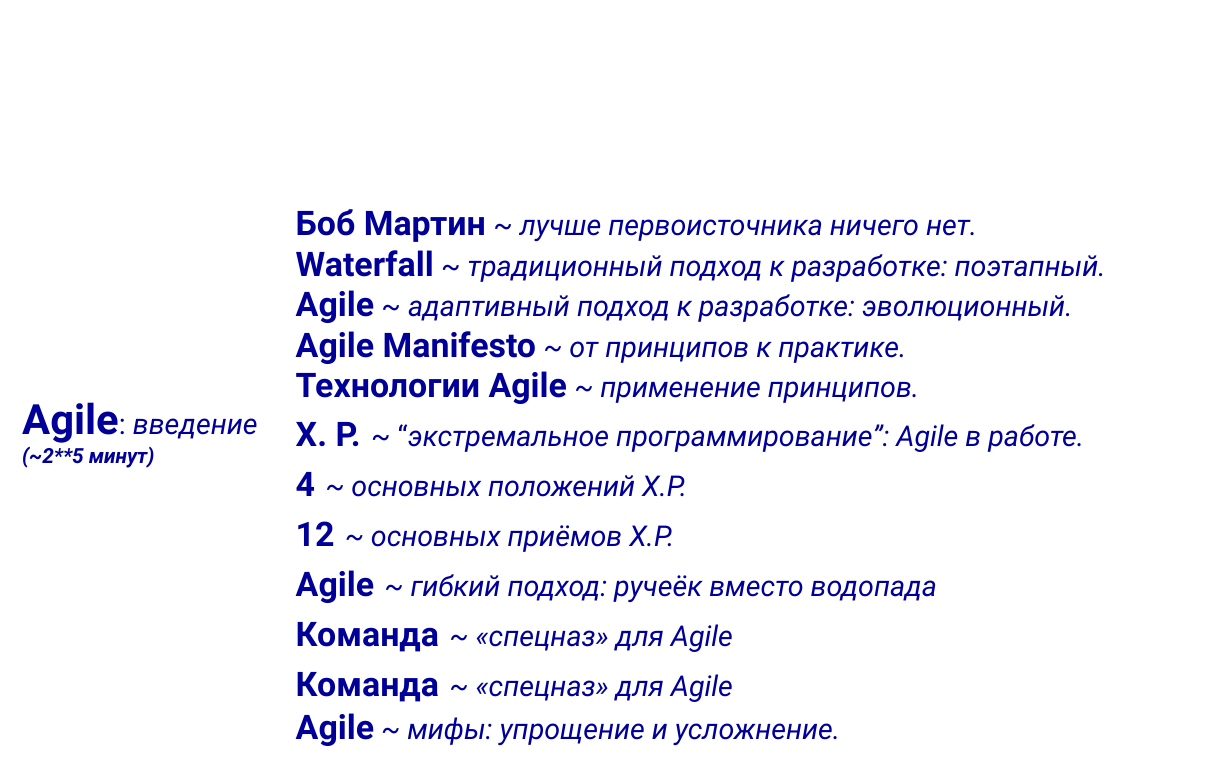
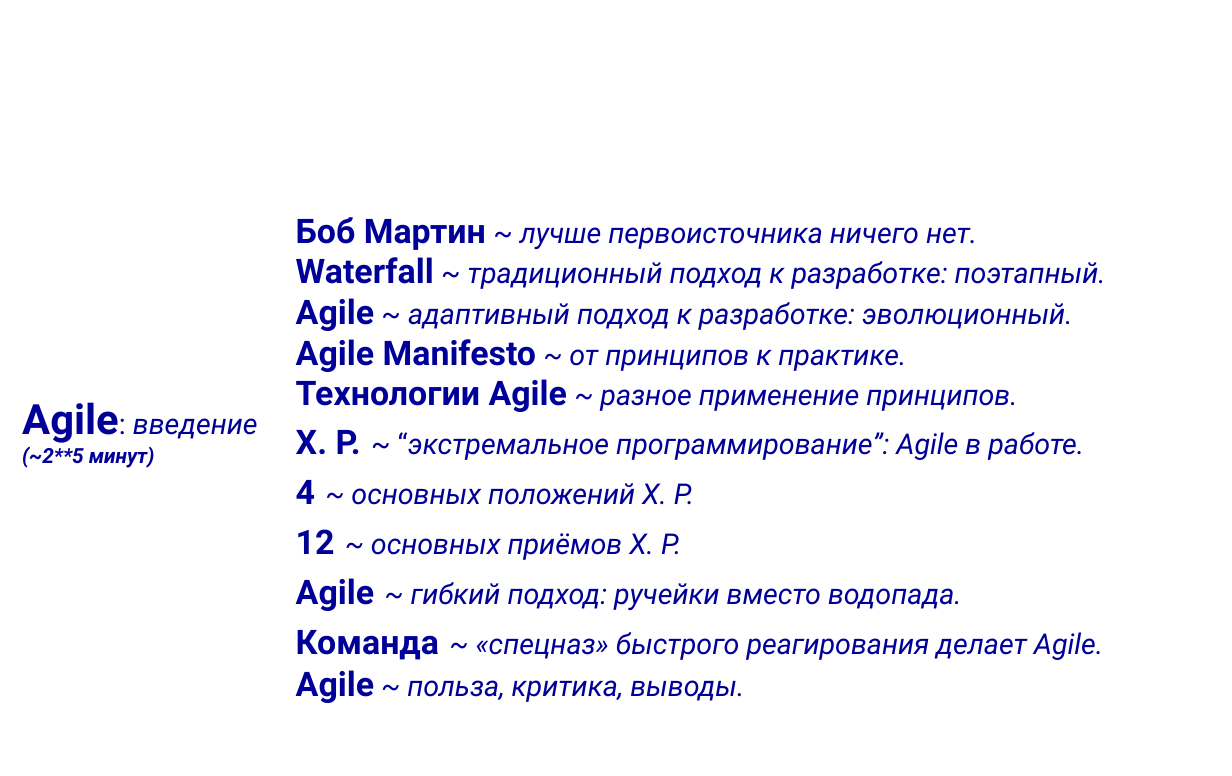
Before and after one commit to mike-shock/Software_Craft, a slide deck: slide 2 of Agile_Intro.odp. Drawn at 1232x776 pixels with LibreOffice and Linux fonts; fonts in the diff are those of the drawing; background and template pictures are left out. Boxes give left, top, right and bottom in pixels: in the first picture for what was removed or moved away, otherwise in the second. Text is boxed around its words. In the diff, an @@ line names an element or a change of style, - is before the commit and + after.

```diff
--- a/Agile_Intro.odp
+++ b/Agile_Intro.odp
@@ text "Боб Мартин ~ лучше первоисточника ...": place and size @@
-text "Боб Мартин ~ лучше первоисточника ..." at (296, 209, 1106, 746)
+text "Боб Мартин ~ лучше первоисточника ..." at (296, 217, 1106, 703)
@@ text at (296, 379, 1017, 412): text changed @@
-Технологии Agile ~ применение принципов.
+Технологии Agile ~ разное применение принципов.
@@ text at (296, 480, 1103, 703): text changed @@
-4 ~ основных положений X.P.
-12 ~ основных приёмов X.P.
-Agile ~ гибкий подход: ручеёк вместо водопада
-Команда ~ «спецназ» для Agile
-Команда ~ «спецназ» для Agile
-Agile ~ мифы: упрощение и усложнение.
+4 ~ основных положений X. P.
+12 ~ основных приёмов X. P.
+Agile ~ гибкий подход: ручейки вместо водопада.
+Команда ~ «спецназ» быстрого реагирования делает Agile.
+Agile ~ польза, критика, выводы.
```
Also in this commit, not shown: 9 other slides changed, 5 slides added, 2 other files.
